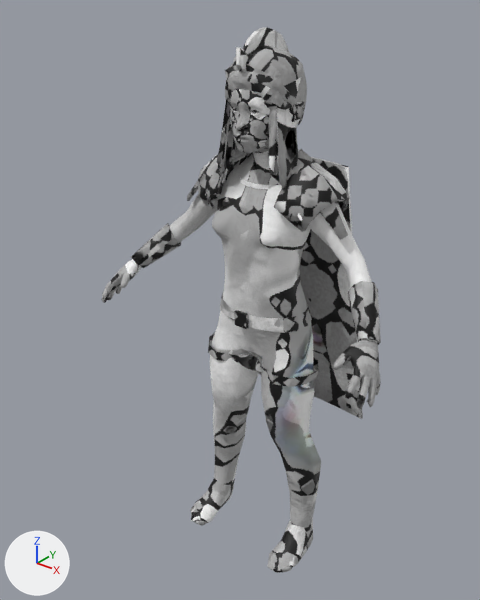
Renders of the glTF model public/heroes/f-small.glb from each side of a commit.
Both versions are drawn from a camera (50 mm lens) standing at (1.239, -1.724, 2.019) and looking at (-0.069, -0.089, 1.005). Lighting does not change. The marker at lower left points along +X, +Y and +Z. The first picture is the older version. Vertices at exactly the same position are counted once.

Names of what the first picture shows: 'hero'.
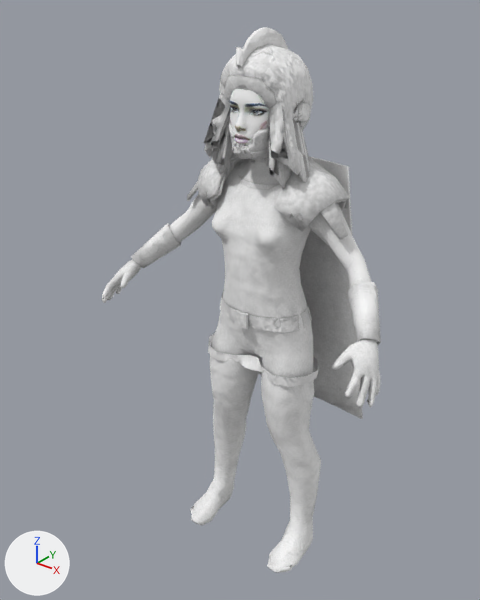
Location of each change, (x1, y1, x2, y2) in pixels of the pictures (480 x 600 px):
part 1 of me_hero, built on (mostly hidden before): before (238, 70, 302, 119); after (204, 44, 322, 182)
part 2 of me_hero, surface changed (lighter): (102, 27, 381, 573) in both

Edits to the bpy script that builds the scene:
```text
Change me_hero:
    used by ob_hero; location = (0.0, 0.0, 0.0)
    remove me_hero.from_pydata(...)  # 5311 vertices, 10524 faces; spans x -0.56..0.56, y -0.34..0.19, z -0.01..1.89
    add me_hero.from_pydata(...)  # 8350 vertices, 16907 faces; spans x -0.56..0.56, y -0.34..0.19, z -0.01..1.89
    me_hero part 1: 60 vertices moved within x -0.11..0.11, y -0.14..0.03, z 1.59..1.79; 2907 vertices added at x -0.18..0.18, y -0.2..0.11, z 1.37..1.84
    me_hero part 2: 9367 kept faces spanning x -0.56..0.56, y -0.34..0.19, z -0.01..1.89 get new texture (UV) coordinates
    other edits to the shape of me_hero do not show in these pictures
```
